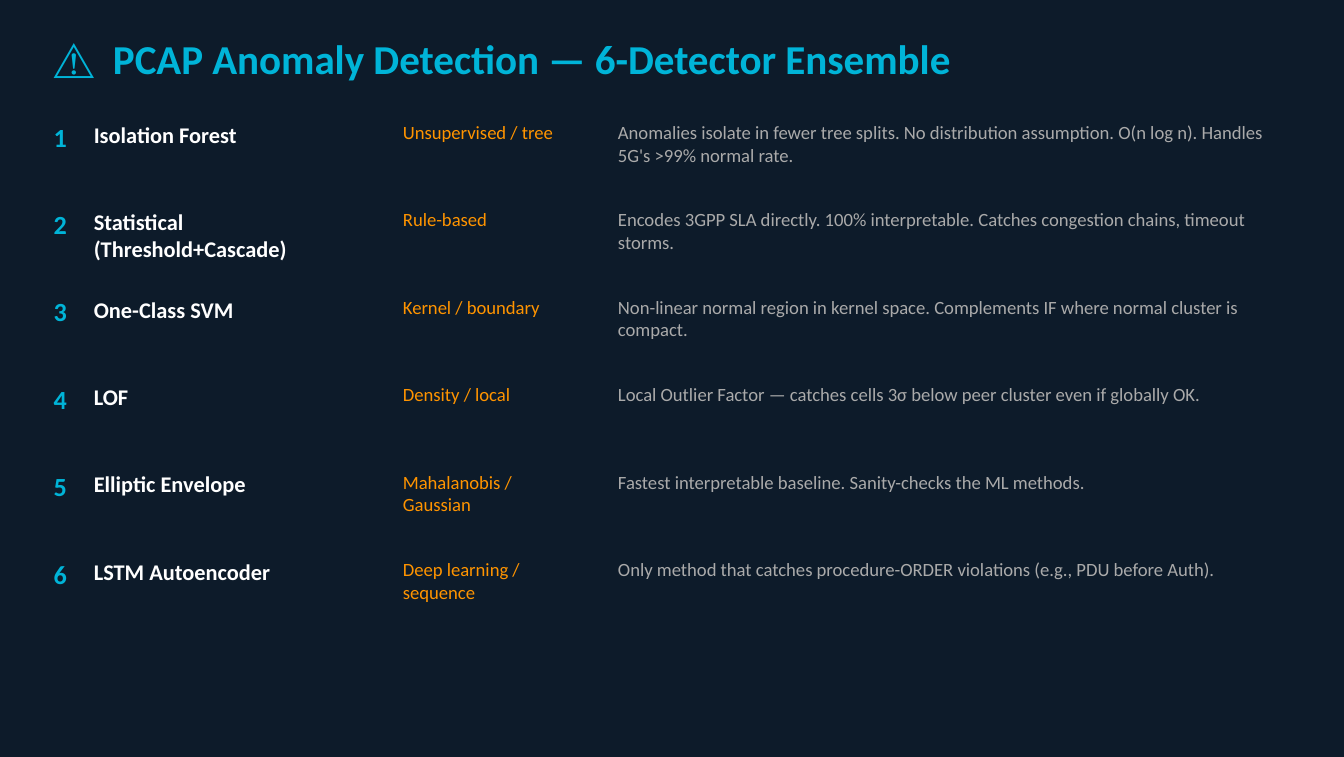
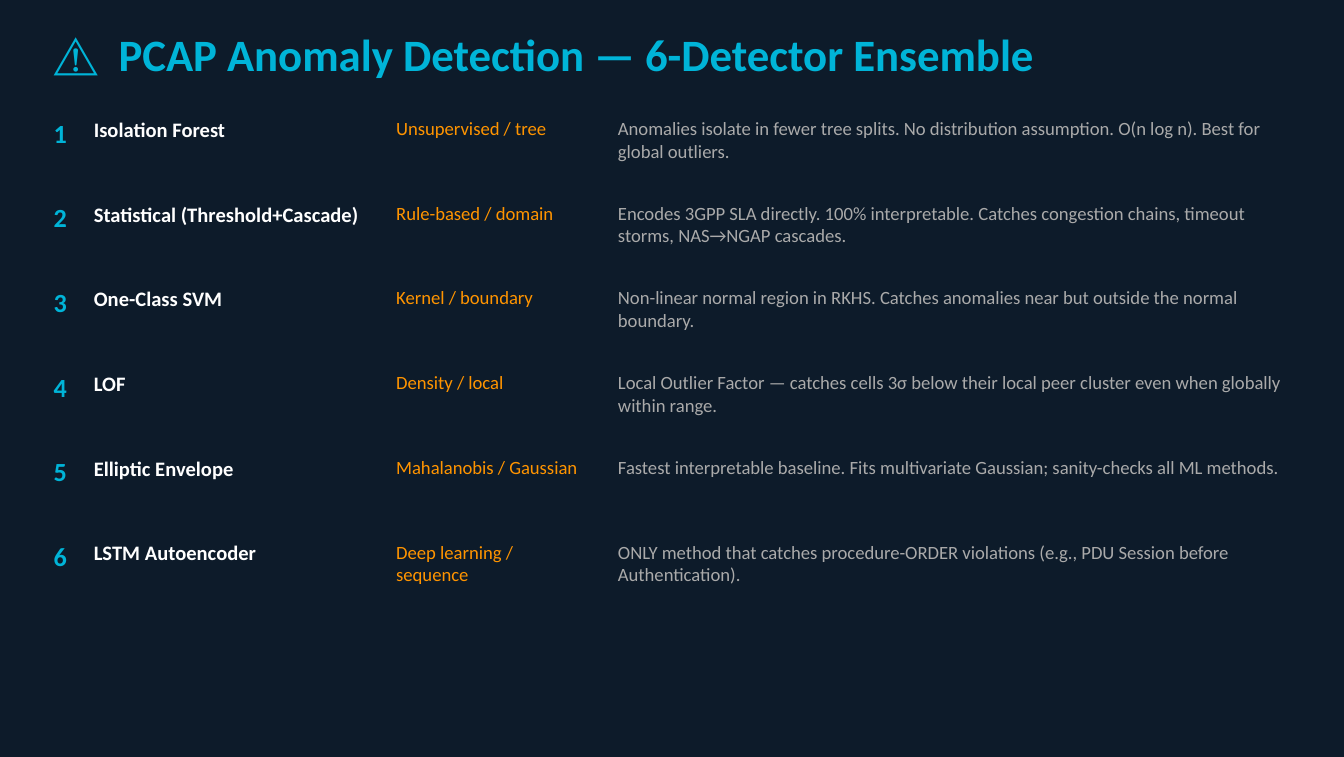
Before and after one commit to vikasrai-tech/telecom-analyzer, a slide deck: slide 4 of docs/Project_Overview_Final.pptx. Drawn at 1344x757 pixels with LibreOffice and Linux fonts; fonts in the diff are those of the drawing. Boxes give left, top, right and bottom in pixels: in the first picture for what was removed or moved away, otherwise in the second. Text is boxed around its words. In the diff, an @@ line names an element or a change of style, - is before the commit and + after.

Commit message:
docs: regenerate final PPT — 12 slides, Phase I complete
Updated: 56 tests (was 20), Stats detection slide, MLOps/Feedback slide,
Demo Flow slide, updated Q&A, summary reflects all 18 detectors.

```diff
--- a/docs/Project_Overview_Final.pptx
+++ b/docs/Project_Overview_Final.pptx
@@ text "⚠️ PCAP Anomaly Detection — ..." at (119,39,1033,78): size 22 to 24 pt @@
@@ text "1": place and size @@
-text "1" at (54,130,67,147)
+text "1" at (54,126,67,143)
@@ text "Unsupervised / tree": place and size @@
-text "Unsupervised / tree" at (403,126,553,142)
+text "Unsupervised / tree" at (396,122,546,138)
@@ text at (618,121,1260,161): text changed @@
-Anomalies isolate in fewer tree splits. No distribution assumption. O(n log n). Handles 5G's >99% normal rate.
+Anomalies isolate in fewer tree splits. No distribution assumption. O(n log n). Best for global outliers.
@@ text "2": place and size @@
-text "2" at (54,217,67,234)
+text "2" at (54,210,67,227)
@@ text "Statistical (Threshold+Cascade)": place and size @@
-text "Statistical (Threshold+Cascade)" at (94,214,287,260)
+text "Statistical (Threshold+Cascade)" at (94,207,358,225)
@@ text at (396,207,553,220): text changed @@
-Rule-based
+Rule-based / domain
@@ text at (618,207,1244,244): text changed @@
-Encodes 3GPP SLA directly. 100% interpretable. Catches congestion chains, timeout storms.
+Encodes 3GPP SLA directly. 100% interpretable. Catches congestion chains, timeout storms, NAS→NGAP cascades.
@@ text "3": place and size @@
-text "3" at (54,304,67,321)
+text "3" at (54,295,67,312)
@@ text "One-Class SVM": place and size @@
-text "One-Class SVM" at (94,302,233,318)
+text "One-Class SVM" at (94,291,223,306)
@@ text "Kernel / boundary": place and size @@
-text "Kernel / boundary" at (403,301,540,317)
+text "Kernel / boundary" at (396,291,533,307)
@@ text at (618,291,1237,330): text changed @@
-Non-linear normal region in kernel space. Complements IF where normal cluster is compact.
+Non-linear normal region in RKHS. Catches anomalies near but outside the normal boundary.
@@ text "4": place and size @@
-text "4" at (54,392,67,409)
+text "4" at (54,380,67,397)
@@ text "LOF": place and size @@
-text "LOF" at (94,390,128,405)
+text "LOF" at (94,377,126,391)
@@ text "Density / local": place and size @@
-text "Density / local" at (403,388,510,404)
+text "Density / local" at (396,376,503,392)
@@ text at (618,376,1280,415): text changed @@
-Local Outlier Factor — catches cells 3σ below peer cluster even if globally OK.
+Local Outlier Factor — catches cells 3σ below their local peer cluster even when globally within range.
@@ text "5": place and size @@
-text "5" at (54,479,67,496)
+text "5" at (54,464,67,481)
@@ text "Elliptic Envelope": place and size @@
-text "Elliptic Envelope" at (94,476,246,496)
+text "Elliptic Envelope" at (94,461,233,480)
@@ text "Mahalanobis / Gaussian" rewrapped from (403,476,501,511) to (396,461,577,474) @@
@@ text at (618,461,1279,477): text changed @@
-Fastest interpretable baseline. Sanity-checks the ML methods.
+Fastest interpretable baseline. Fits multivariate Gaussian; sanity-checks all ML methods.
@@ text "6": place and size @@
-text "6" at (54,566,67,584)
+text "6" at (54,548,67,566)
@@ size 12 to 11 pt in 6 elements at (94,122,225,137), (94,207,358,225), (94,291,223,306), (94,377,126,391), (94,461,233,480), (94,545,256,560) @@
@@ text "LSTM Autoencoder": place and size @@
-text "LSTM Autoencoder" at (94,564,270,580)
+text "LSTM Autoencoder" at (94,545,256,560)
@@ text "Deep learning / sequence": place and size @@
-text "Deep learning / sequence" at (403,563,508,602)
+text "Deep learning / sequence" at (396,546,501,584)
@@ text at (618,545,1228,584): text changed @@
-Only method that catches procedure-ORDER violations (e.g., PDU before Auth).
+ONLY method that catches procedure-ORDER violations (e.g., PDU Session before Authentication).
```
Also in this commit, not shown: 7 other slides changed, 4 slides added, 2 slides removed, 1 other file.
